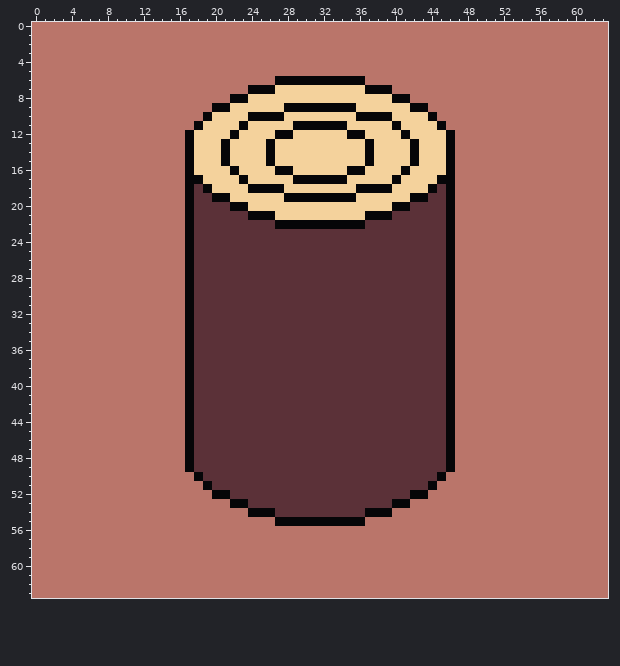
Pixel-art file, stored at sprites/aseprite/wall.aseprite. Above: the version before the commit.
64x64 pixels, 1 frame.
After:
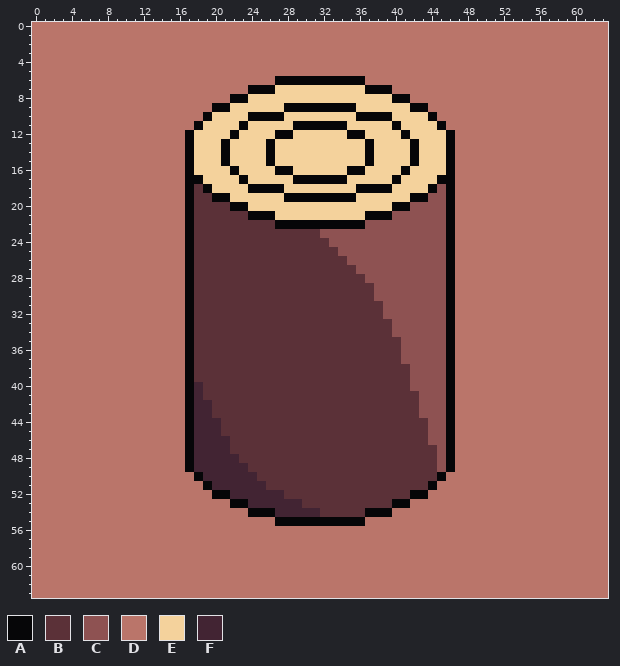
Palette (. is transparent): A #060608  B #5b3138  C #8e5252  D #ba756a  E #f4d29c  F #422433
From old to new:
{"where": "layer \"Layer 3\""}
{"y":18,"x":45,"old":"B","new":"C"}
{"y":19,"x":44,"old":"BB","new":"CC"}
{"y":20,"x":42,"old":"BBBB","new":"CCCC"}
{"y":21,"x":40,"old":"BBBBBB","new":"CCCCCC"}
{"y":22,"x":37,"old":"BBBBBBBBB","new":"CCCCCCCCC"}
{"y":23,"x":32,"old":"BBBBBBBBBBBBBB","new":"CCCCCCCCCCCCCC"}
{"y":24,"x":33,"old":"BBBBBBBBBBBBB","new":"CCCCCCCCCCCCC"}
{"y":25,"x":34,"old":"BBBBBBBBBBBB","new":"CCCCCCCCCCCC"}
{"y":26,"x":35,"old":"BBBBBBBBBBB","new":"CCCCCCCCCCC"}
{"y":27,"x":36,"old":"BBBBBBBBBB","new":"CCCCCCCCCC"}
{"y":28,"x":37,"old":"BBBBBBBBB","new":"CCCCCCCCC"}
{"y":29,"x":38,"old":"BBBBBBBB","new":"CCCCCCCC"}
{"y":30,"x":38,"old":"BBBBBBBB","new":"CCCCCCCC"}
{"y":31,"x":39,"old":"BBBBBBB","new":"CCCCCCC"}
{"y":32,"x":39,"old":"BBBBBBB","new":"CCCCCCC"}
{"y":33,"x":40,"old":"BBBBBB","new":"CCCCCC"}
{"y":34,"x":40,"old":"BBBBBB","new":"CCCCCC"}
{"y":35,"x":41,"old":"BBBBB","new":"CCCCC"}
{"y":36,"x":41,"old":"BBBBB","new":"CCCCC"}
{"y":37,"x":41,"old":"BBBBB","new":"CCCCC"}
{"y":38,"x":42,"old":"BBBB","new":"CCCC"}
{"y":39,"x":42,"old":"BBBB","new":"CCCC"}
{"y":40,"x":18,"old":"B","new":"F"}
{"y":40,"x":42,"old":"BBBB","new":"CCCC"}
{"y":41,"x":18,"old":"B","new":"F"}
{"y":41,"x":43,"old":"BBB","new":"CCC"}
{"y":42,"x":18,"old":"BB","new":"FF"}
{"y":42,"x":43,"old":"BBB","new":"CCC"}
{"y":43,"x":18,"old":"BB","new":"FF"}
{"y":43,"x":43,"old":"BBB","new":"CCC"}
{"y":44,"x":18,"old":"BBB","new":"FFF"}
{"y":44,"x":44,"old":"BB","new":"CC"}
{"y":45,"x":18,"old":"BBB","new":"FFF"}
{"y":45,"x":44,"old":"BB","new":"CC"}
{"y":46,"x":18,"old":"BBBB","new":"FFFF"}
{"y":46,"x":44,"old":"BB","new":"CC"}
{"y":47,"x":18,"old":"BBBB","new":"FFFF"}
{"y":47,"x":45,"old":"B","new":"C"}
{"y":48,"x":18,"old":"BBBBB","new":"FFFFF"}
{"y":48,"x":45,"old":"B","new":"C"}
{"y":49,"x":18,"old":"BBBBBB","new":"FFFFFF"}
{"y":49,"x":45,"old":"B","new":"C"}
{"y":50,"x":19,"old":"BBBBBB","new":"FFFFFF"}
{"y":51,"x":20,"old":"BBBBBB","new":"FFFFFF"}
{"y":52,"x":22,"old":"BBBBBB","new":"FFFFFF"}
{"y":53,"x":24,"old":"BBBBBB","new":"FFFFFF"}
{"y":54,"x":27,"old":"BBBBB","new":"FFFFF"}
{"label":"changed","picture_box":[320,184,446,472]}
{"label":"changed","picture_box":[194,382,320,517]}
